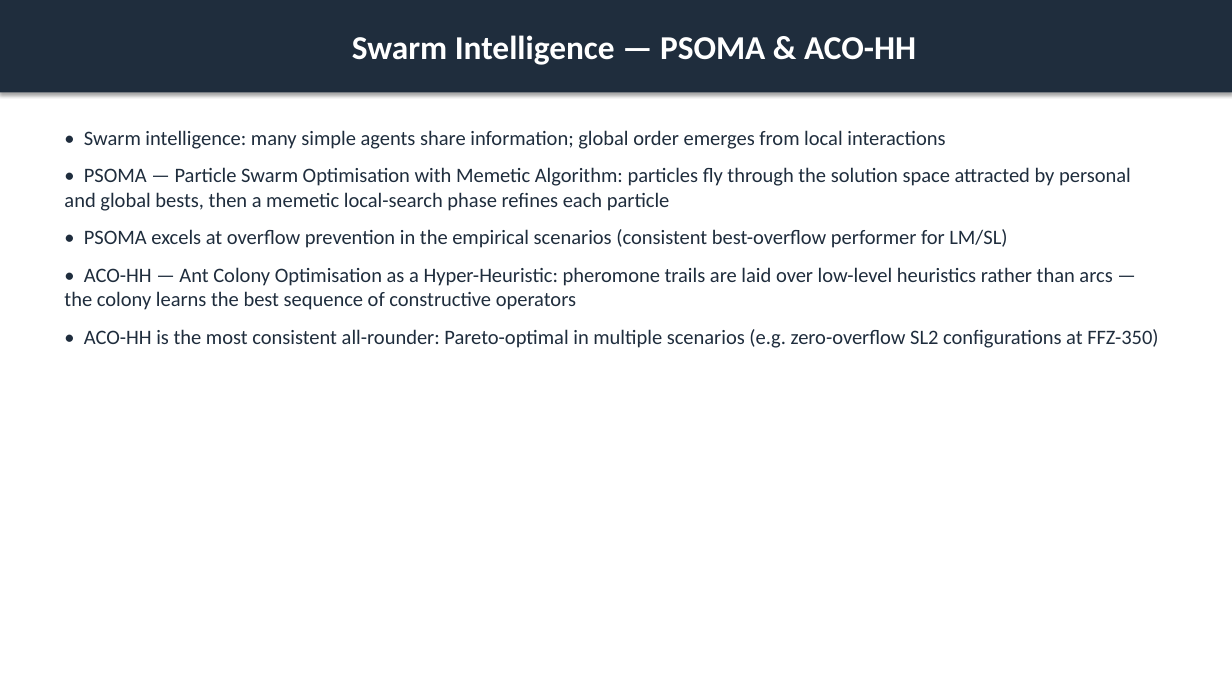
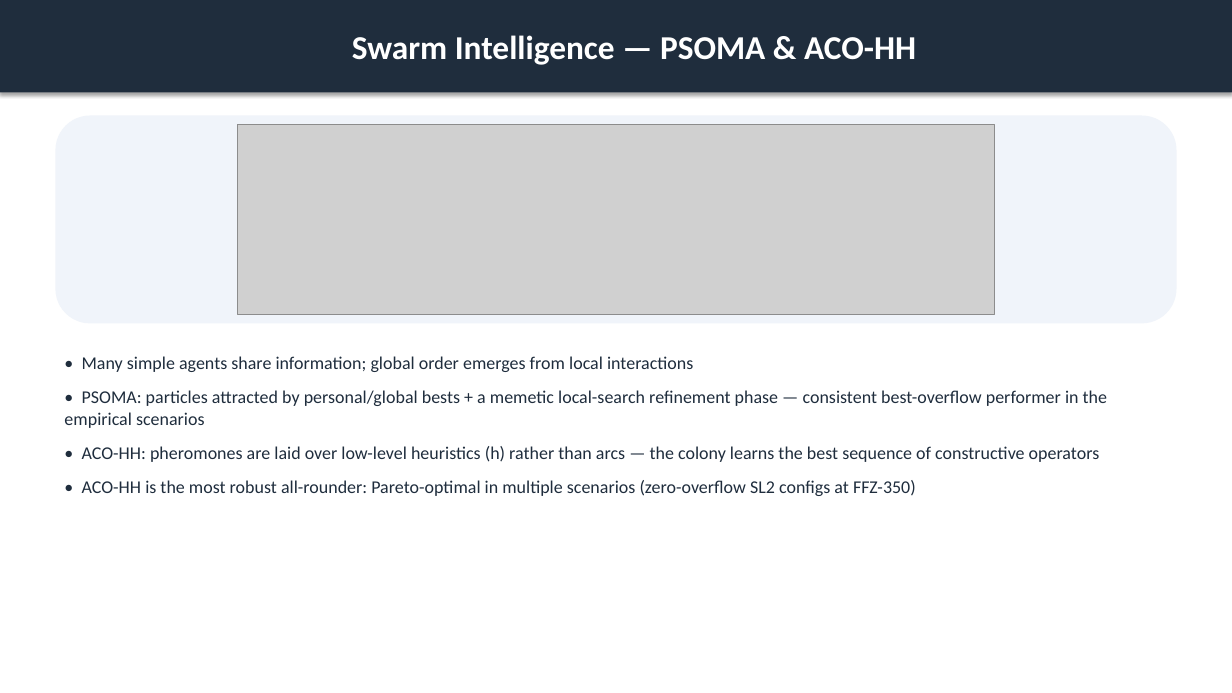
Before and after one commit to ACFHarbinger/WSmartPlus-Route, a slide deck: slide 9 of assets/windows/wsmart_route_results.pptx. Drawn at 1232x693 pixels with LibreOffice and Linux fonts; fonts in the diff are those of the drawing; grey boxes stand for pictures. Boxes give left, top, right and bottom in pixels: in the first picture for what was removed or moved away, otherwise in the second. Text is boxed around its words. In the diff, an @@ line names an element or a change of style, - is before the commit and + after.

```diff
--- a/assets/windows/wsmart_route_results.pptx
+++ b/assets/windows/wsmart_route_results.pptx
@@ rounded rectangle added at <box>55,116,1177,323</box>, fill #F0F4FA @@
@@ picture added at <box>238,125,995,314</box> @@
@@ text at <box>64,356,1107,496</box>: text changed; size 16 to 14 pt @@
-• Swarm intelligence: many simple agents share information; global order emerges from local interactions
-• PSOMA — Particle Swarm Optimisation with Memetic Algorithm: particles fly through the solution space attracted by personal and global bests, then a memetic local-search phase refines each particle
-• PSOMA excels at overflow prevention in the empirical scenarios (consistent best-overflow performer for LM/SL)
-• ACO-HH — Ant Colony Optimisation as a Hyper-Heuristic: pheromone trails are laid over low-level heuristics rather than arcs — the colony learns the best sequence of constructive operators
-• ACO-HH is the most consistent all-rounder: Pareto-optimal in multiple scenarios (e.g. zero-overflow SL2 configurations at FFZ-350)
+• Many simple agents share information; global order emerges from local interactions
+• PSOMA: particles attracted by personal/global bests + a memetic local-search refinement phase — consistent best-overflow performer in the empirical scenarios
+• ACO-HH: pheromones are laid over low-level heuristics (h) rather than arcs — the colony learns the best sequence of constructive operators
+• ACO-HH is the most robust all-rounder: Pareto-optimal in multiple scenarios (zero-overflow SL2 configs at FFZ-350)
```
Also in this commit, not shown: 17 other slides changed, 17 other files.
